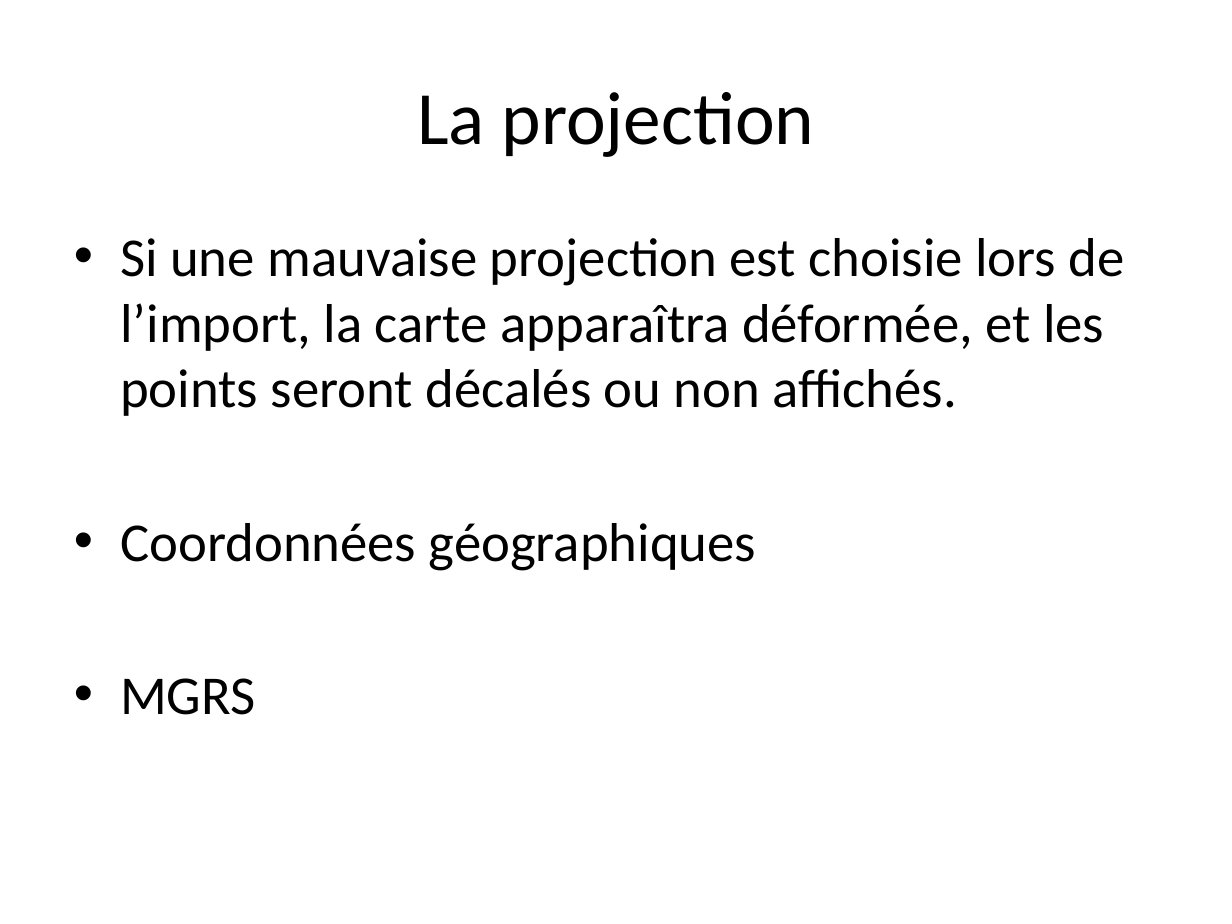
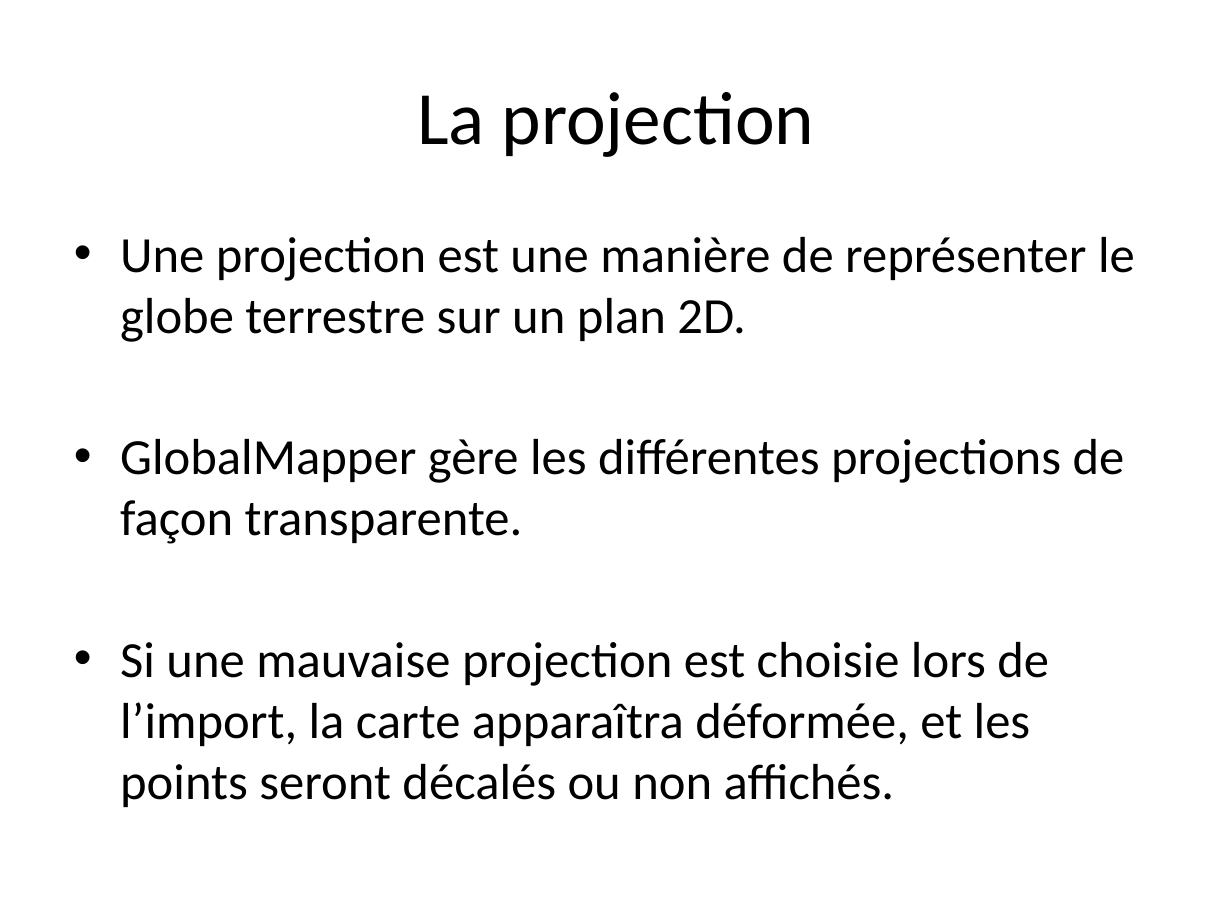
Before and after one commit to 20100dbg/OutilsGeo, a slide deck: slide 7 of cours/GM - Perfectionnement.pptx (slide 9 before the commit). Drawn at 1232x924 pixels with LibreOffice and Linux fonts; fonts in the diff are those of the drawing; background and template pictures are left out. Boxes give left, top, right and bottom in pixels: in the first picture for what was removed or moved away, otherwise in the second. Text is boxed around its words. In the diff, an @@ line names an element or a change of style, - is before the commit and + after.

```diff
--- a/cours/GM - Perfectionnement.pptx
+++ b/cours/GM - Perfectionnement.pptx
@@ text at <box>120,237,1135,544</box>: paragraphs added @@
+• Une projection est une manière de représenter le globe terrestre sur un plan 2D.
+• GlobalMapper gère les différentes projections de façon transparente.
@@ text at <box>120,523,757,715</box>: paragraphs removed @@
-• Coordonnées géographiques
-• MGRS
@@ text at <box>120,642,1049,807</box>: size 32 to 29.6 pt in "Si une mauvaise projection est choisie lors ..." @@
```
Also in this commit, not shown: 4 other slides changed, 2 slides added, 2 slides removed, 11 other files.
